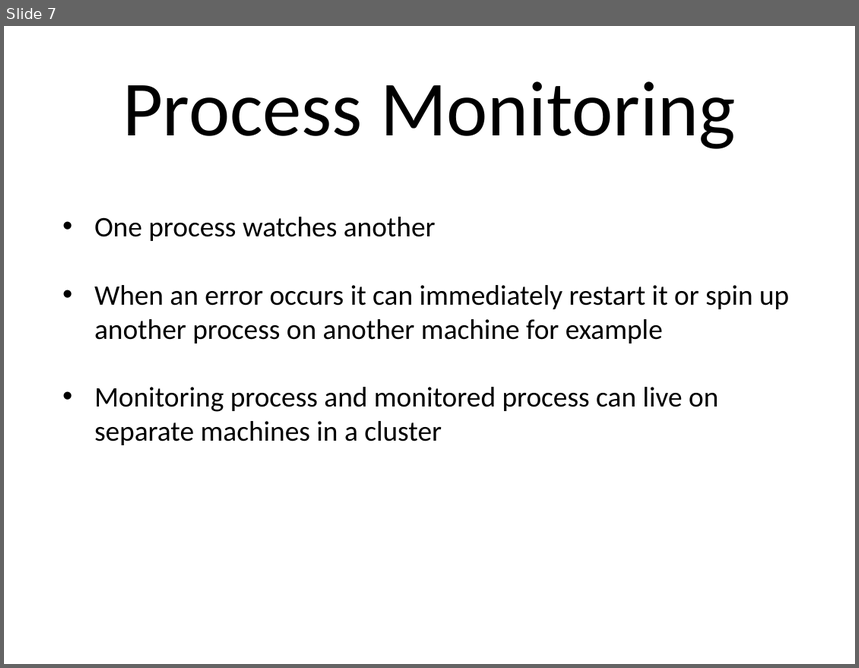
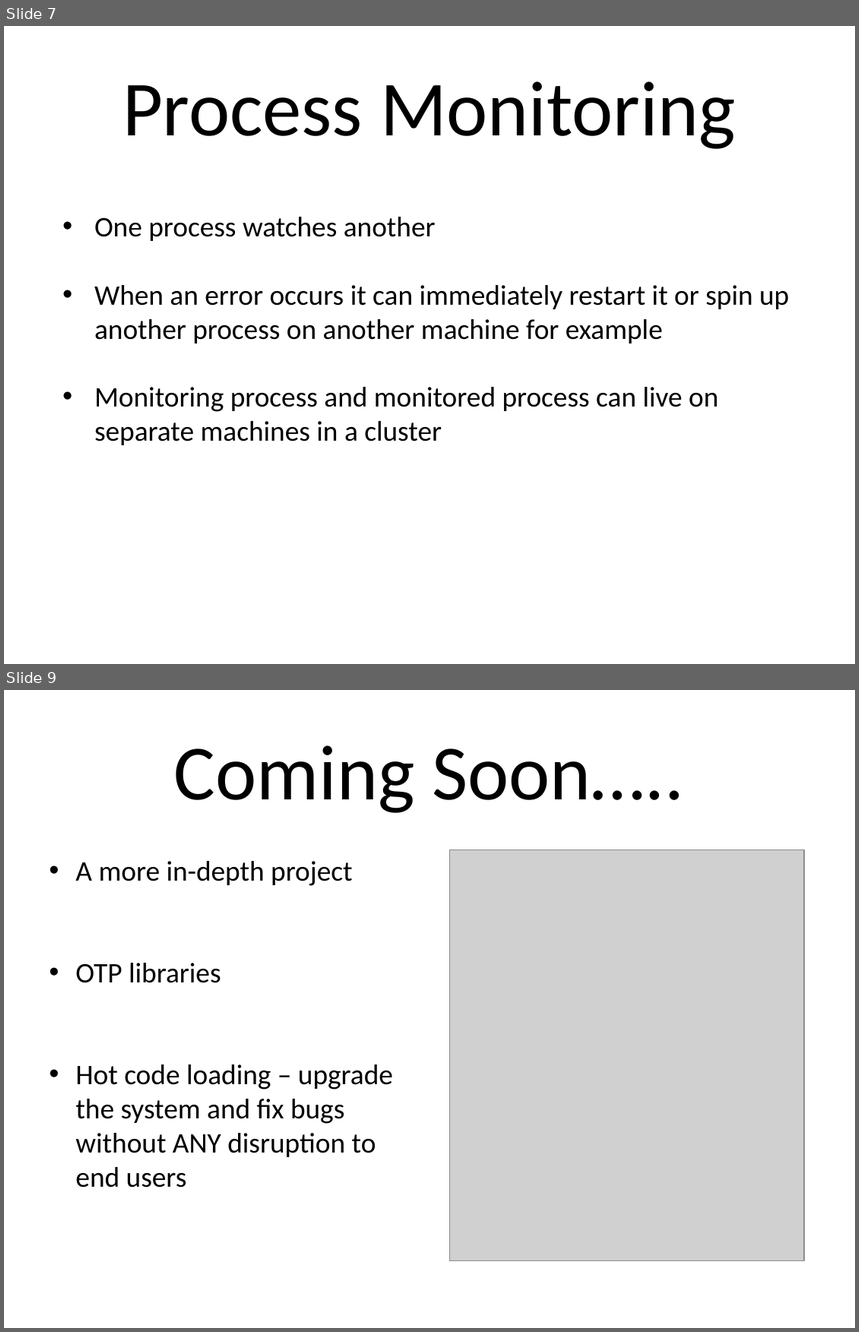
Before and after one commit to NTCoding/Erlang_Playground, a slide deck: Erl_intro.odp. Shown one above the other, each under a label of ours: slide 7 before the commit, slides 7 and 9 after it; the slides between them are not shown. The pictures are 859x668 and 859x1332 pixels, drawn with LibreOffice and Linux fonts; fonts in the diff are those of the drawing; grey boxes stand for pictures. Boxes give left, top, right and bottom in pixels: in the first picture for what was removed or moved away, otherwise in the second. Text is boxed around its words. In the diff, an @@ line names an element or a change of style, - is before the commit and + after.

```diff
--- a/Erl_intro.odp
+++ b/Erl_intro.odp
@@ slide 9 added at [4, 690, 855, 1328], background #FFFFFF @@
@@ title added at [174, 745, 685, 813], 66 pt, text #000000 @@
+Coming Soon…..
@@ text added at [75, 861, 393, 1188], 24 pt, text #000000 @@
+• A more in-depth project
+• OTP libraries
+• Hot code loading – upgrade the system and fix bugs without ANY disruption to end users
@@ picture added at [450, 850, 805, 1262] @@
```
Also in this commit, not shown: 1 other slide added, 1 slide removed.
